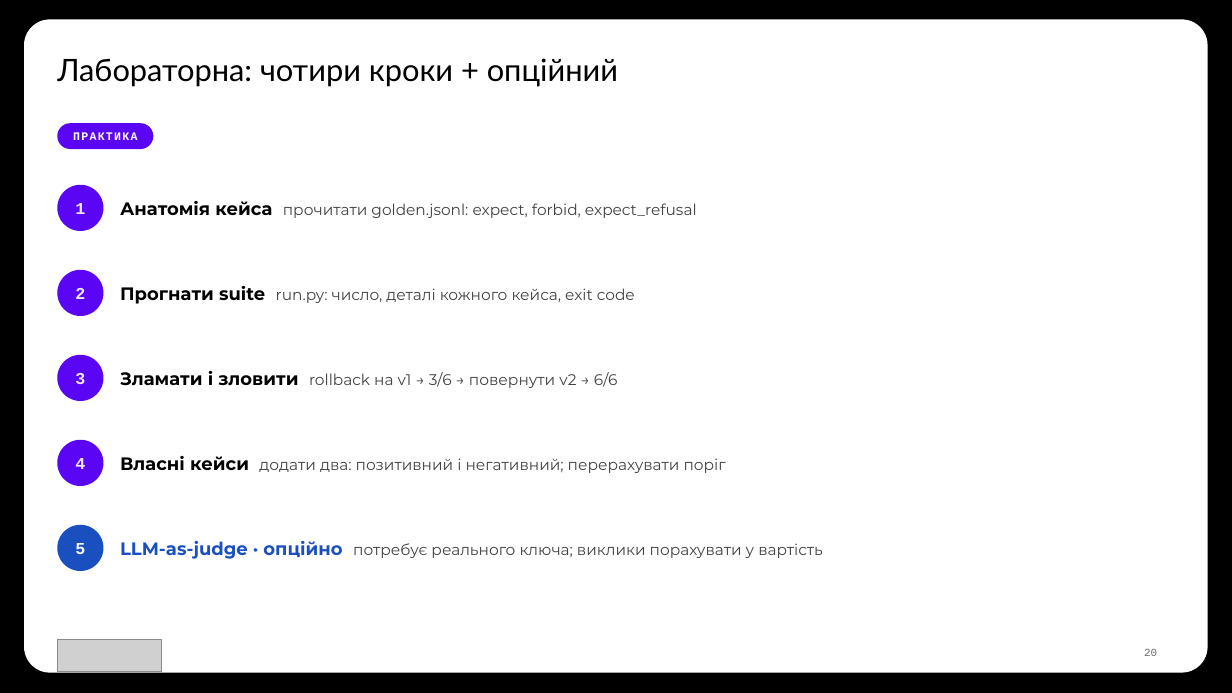
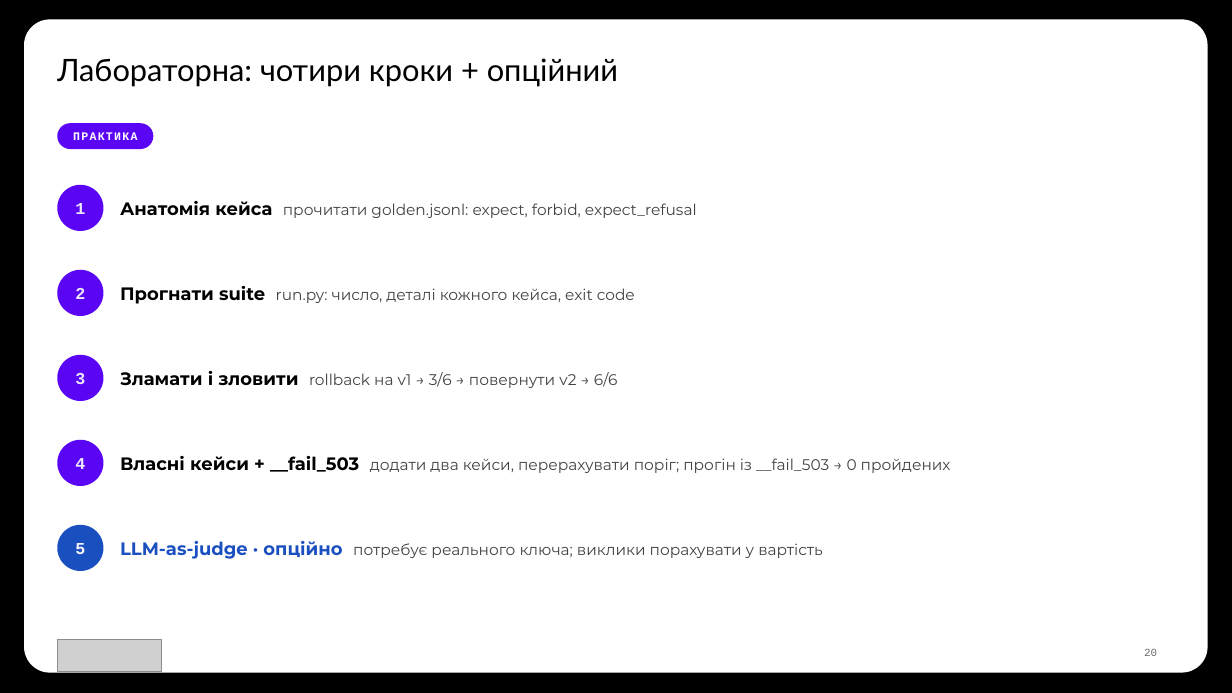
Before and after one commit to TarasFedorenkoFTV/llmops-bootcamp, a slide deck: slide 20 of docs/decks/L10.pptx. Drawn at 1232x693 pixels with LibreOffice and Linux fonts; fonts in the diff are those of the drawing; grey boxes stand for pictures; background and template pictures are left out. Boxes give left, top, right and bottom in pixels: in the first picture for what was removed or moved away, otherwise in the second. Text is boxed around its words. In the diff, an @@ line names an element or a change of style, - is before the commit and + after.

```diff
--- a/docs/decks/L10.pptx
+++ b/docs/decks/L10.pptx
@@ text at <box>120,456,951,473</box>: text changed @@
-Власні кейси додати два: позитивний і негативний; перерахувати поріг
+Власні кейси + __fail_503 додати два кейси, перерахувати поріг; прогін із __fail_503 → 0 пройдених
```
Also in this commit, not shown: 4 other slides changed, 46 other files.
